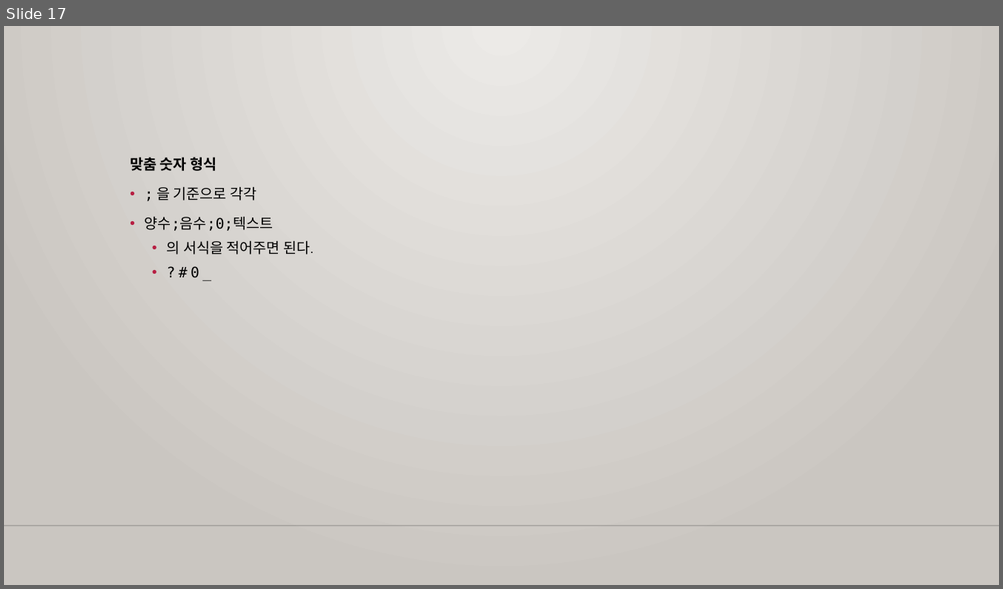
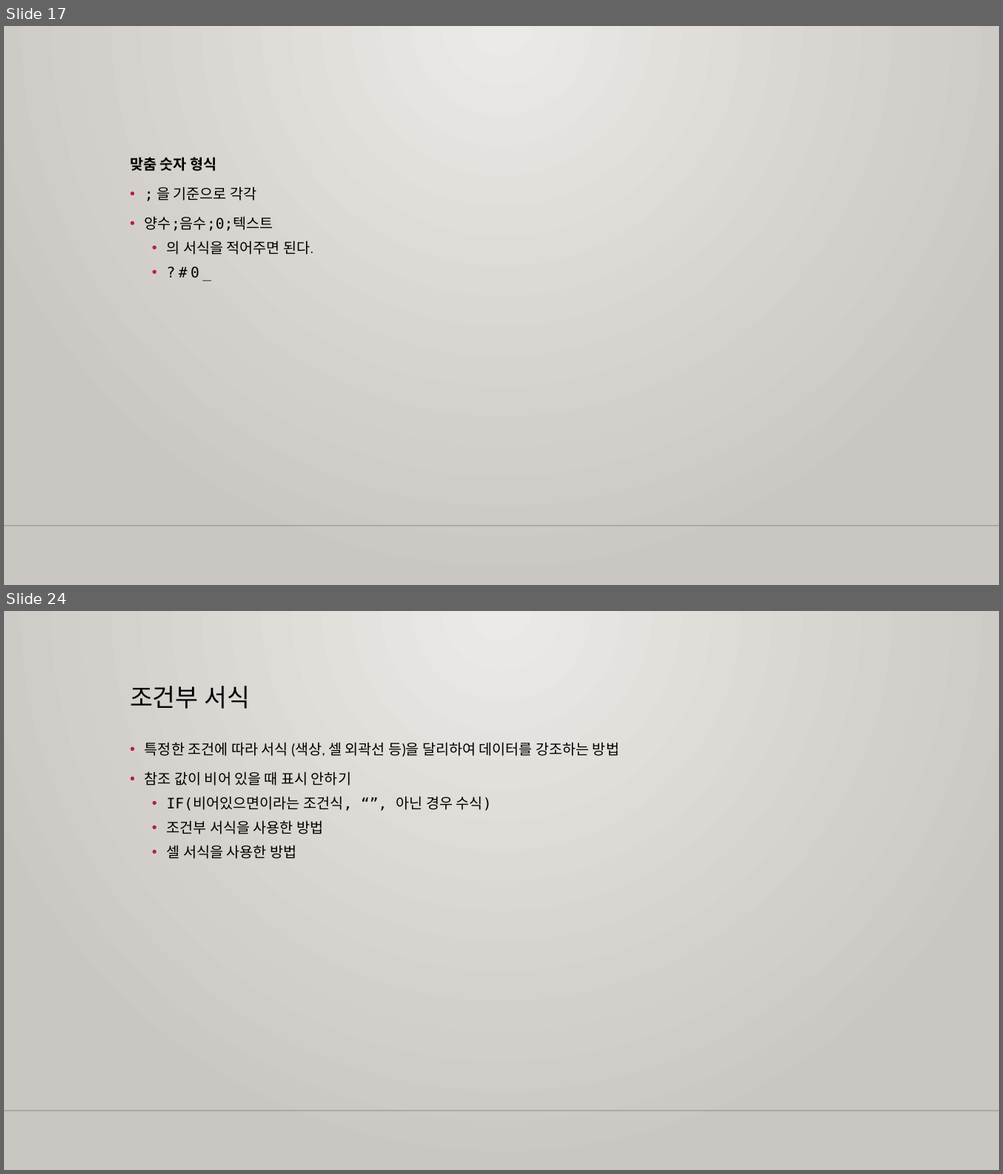
Before and after one commit to m00nlygreat/obsidian-vault, a slide deck: 노코드 엔지니어링/구글 시트로 데이터 관리하기.pptx. Shown one above the other, each under a label of ours: slide 17 before the commit, slides 17 and 24 after it; the slides between them are not shown. The pictures are 1003x589 and 1003x1174 pixels, drawn with LibreOffice and Linux fonts; fonts in the diff are those of the drawing; background and template pictures are left out. Boxes give left, top, right and bottom in pixels: in the first picture for what was removed or moved away, otherwise in the second. Text is boxed around its words. In the diff, an @@ line names an element or a change of style, - is before the commit and + after.

Commit message:
백업 완료: 2023-11-26 03:12:21
Affected files:
.obsidian/workspace.json
노코드 엔지니어링/구글 시트로 데이터 관리하기.md
노코드 엔지니어링/구글 시트로 데이터 관리하기.pptx
노코드 엔지니어링/프레이머로 블로그 만들기.md
노코드 엔지니어링/프레이머로 블로그 만들기.pptx

```diff
--- a/노코드 엔지니어링/구글 시트로 데이터 관리하기.pptx
+++ b/노코드 엔지니어링/구글 시트로 데이터 관리하기.pptx
@@ slide 24 added at box(4, 611, 999, 1170), background gradient #ECEAE7 to #CAC7C1; not listed: 1 template element that a slide beside it also shows @@
@@ title added at box(130, 686, 250, 709), 24 pt, text #000000 @@
+조건부 서식
@@ text added at box(145, 742, 619, 859), 14 pt, text #000000 @@
+• 특정한 조건에 따라 서식 (색상, 셀 외곽선 등)을 달리하여 데이터를 강조하는 방법
+• 참조 값이 비어 있을 때 표시 안하기
+  • IF(비어있으면이라는 조건식, “”, 아닌 경우 수식)
+  • 조건부 서식을 사용한 방법
+  • 셀 서식을 사용한 방법
```
Also in this commit, not shown: 16 slides changed, 5 other slides added, 4 other files.
